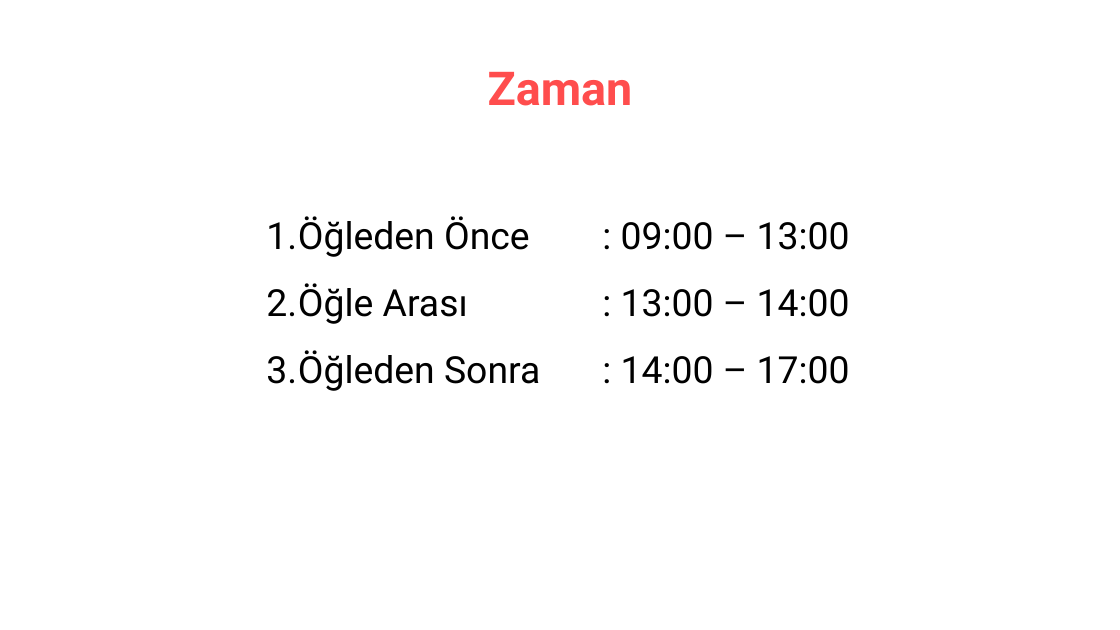
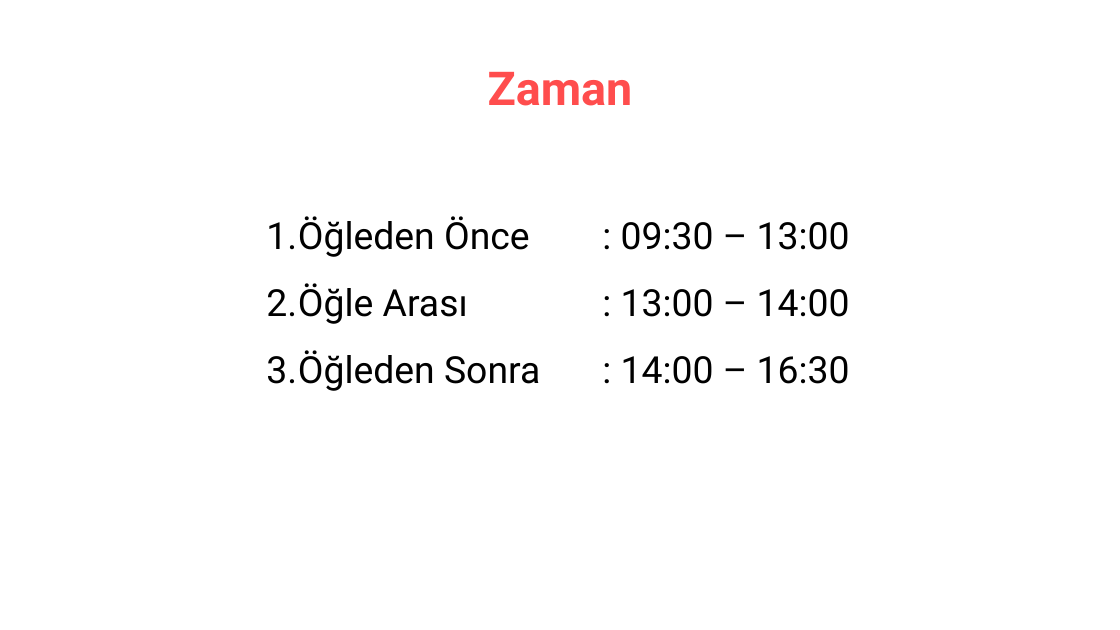
Before and after one commit to erkansirin78/machine-learning-with-python, a slide deck: slide 6 of opening_remarks.pptx. Drawn at 1120x630 pixels with LibreOffice and Linux fonts; fonts in the diff are those of the drawing. Boxes give left, top, right and bottom in pixels: in the first picture for what was removed or moved away, otherwise in the second. Text is boxed around its words. In the diff, an @@ line names an element or a change of style, - is before the commit and + after.

```diff
--- a/opening_remarks.pptx
+++ b/opening_remarks.pptx
@@ text at box(266, 216, 850, 257): text changed @@
-1. Öğleden Önce : 09:00 – 13:00
+1. Öğleden Önce : 09:30 – 13:00
@@ text at box(266, 350, 850, 391): text changed @@
-3. Öğleden Sonra : 14:00 – 17:00
+3. Öğleden Sonra : 14:00 – 16:30
```
Also in this commit, not shown: 1 other slide changed, 20 other files.
